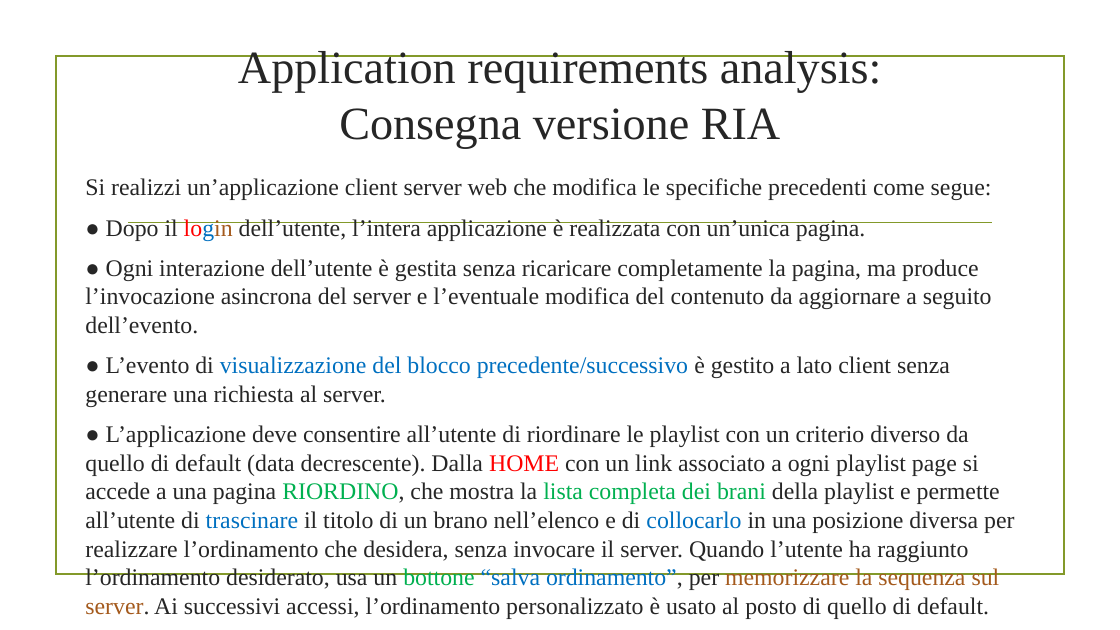
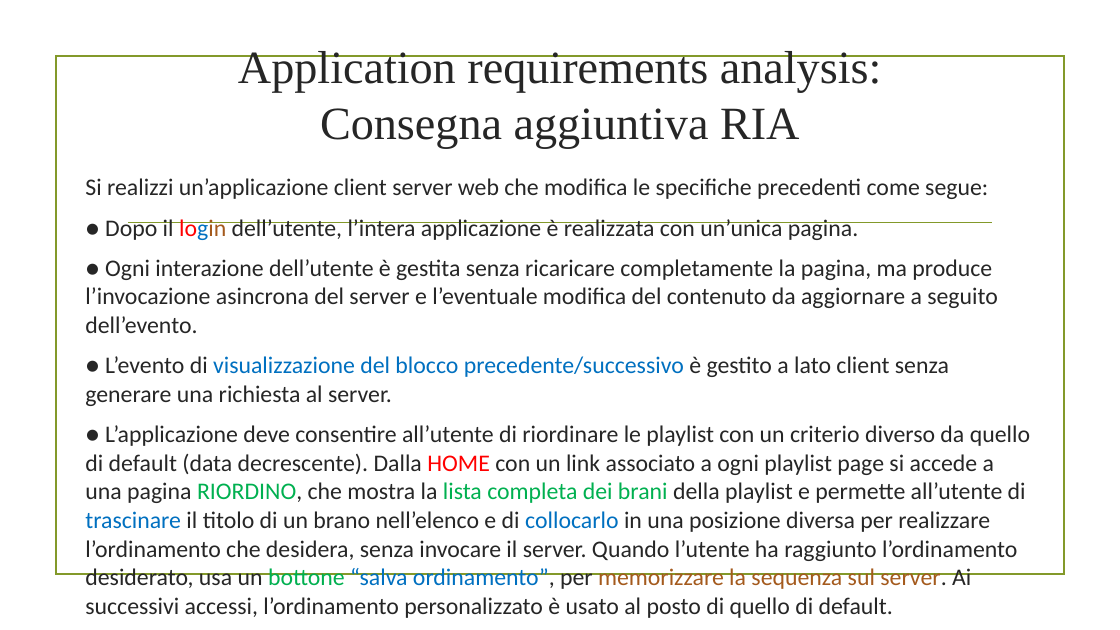
Before and after one commit to alex-atanassov/TIW2021-Atanassov-Bruno, a slide deck: slide 29 of deliverables/Presentazione progetto TIW.pptx (slide 28 before the commit). Drawn at 1120x630 pixels with LibreOffice and Linux fonts; fonts in the diff are those of the drawing; background and template pictures are left out. Boxes give left, top, right and bottom in pixels: in the first picture for what was removed or moved away, otherwise in the second. Text is boxed around its words. In the diff, an @@ line names an element or a change of style, - is before the commit and + after.

```diff
--- a/deliverables/Presentazione progetto TIW.pptx
+++ b/deliverables/Presentazione progetto TIW.pptx
@@ title at (238, 51, 881, 148): text changed @@
-Application requirements analysis:
-Consegna versione RIA
+Application requirements analysis:
+Consegna aggiuntiva RIA
@@ text "Si realizzi un’applicazione client server ..." at (85, 178, 1030, 618): font Times New Roman to Calibri @@
```
Also in this commit, not shown: 28 other slides changed, 4 slides added, 3 slides removed.
